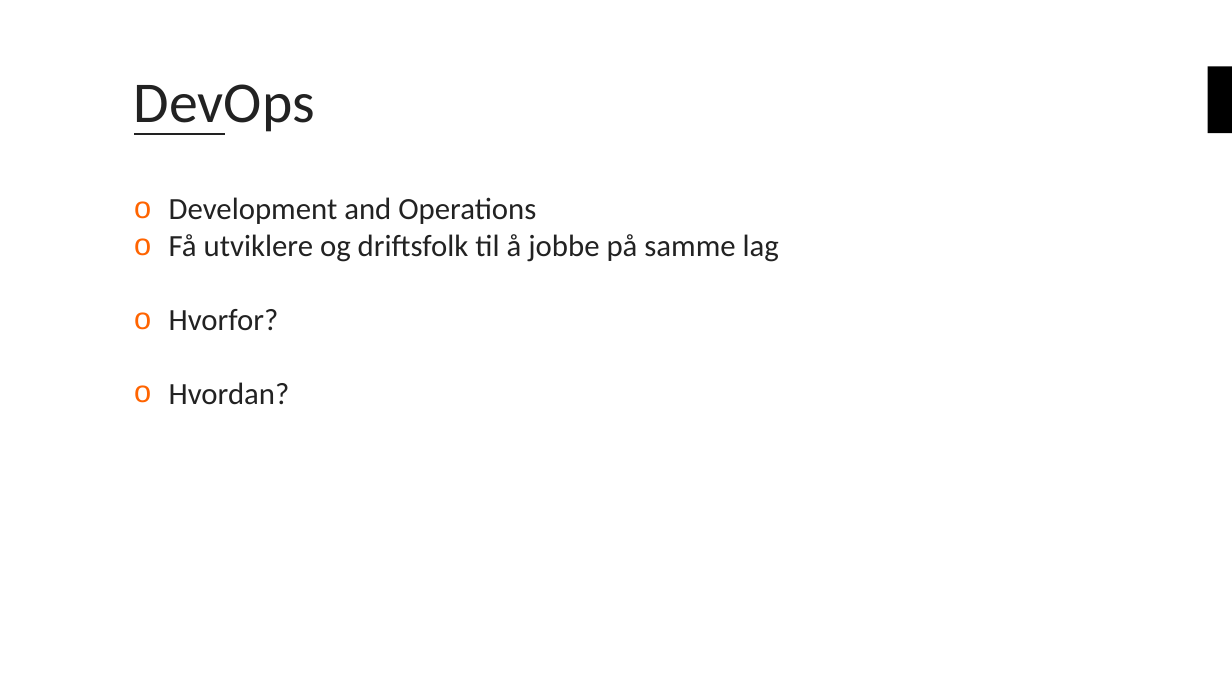
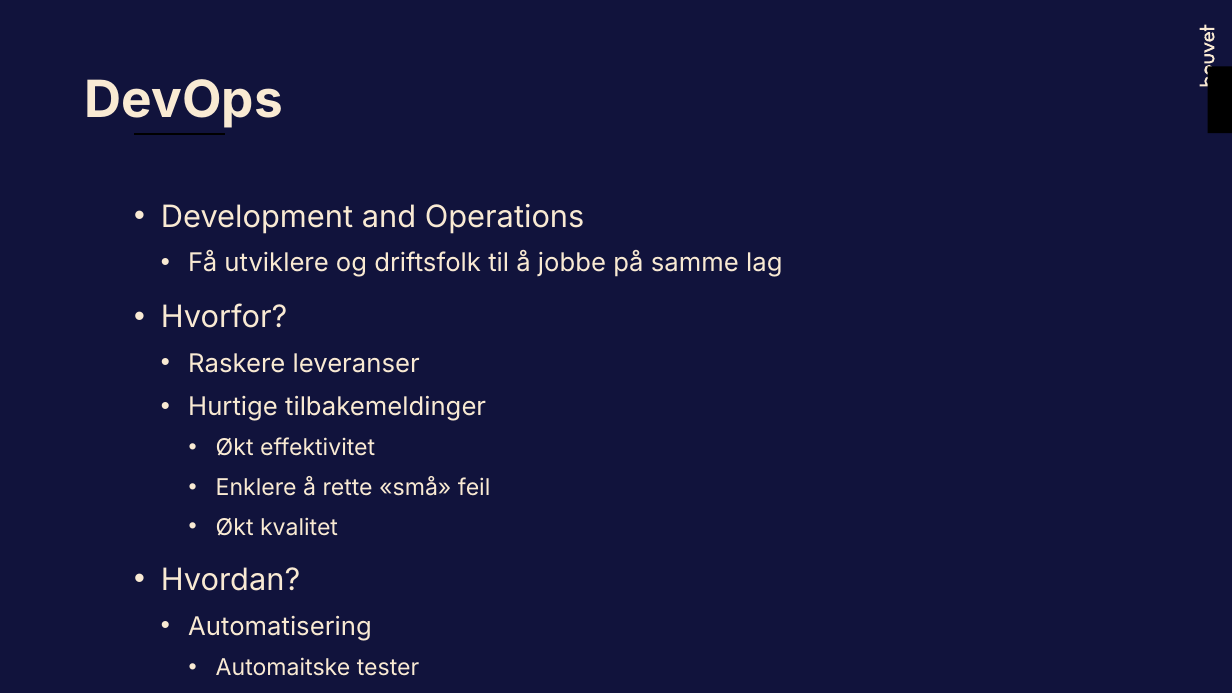
Before and after one commit to bouvet/azure-workshops, a slide deck: slide 5 of Workshop_2/Presentasjon/Azureskolen-Workshop#2.pptx (slide 6 before the commit). Drawn at 1232x693 pixels with LibreOffice and Linux fonts; fonts in the diff are those of the drawing; background and template pictures are left out. Boxes give left, top, right and bottom in pixels: in the first picture for what was removed or moved away, otherwise in the second. Text is boxed around its words. In the diff, an @@ line names an element or a change of style, - is before the commit and + after.

```diff
--- a/Workshop_2/Presentasjon/Azureskolen-Workshop#2.pptx
+++ b/Workshop_2/Presentasjon/Azureskolen-Workshop#2.pptx
@@ background #FFFFFF to #11133C @@
@@ freeform shape added at (1200,25,1215,87), fill #F9EAD3 @@
@@ freeform shape added at (1205,31,1215,42), fill #F9EAD3 @@
@@ freeform shape added at (1207,36,1207,37), fill #11133C at 55% opacity @@
@@ title "DevOps": place and size @@
-title "DevOps" at (134,84,315,135)
+title "DevOps" at (85,79,283,128)
@@ title "DevOps" at (85,79,283,128): size 45 to 40 pt, font Calibri to Inter, text colour #222222 to #F9EAD3, bold on; vertical alignment middle to top @@
@@ line (134, 134) - (226, 134): stroke #222222 2 pt to #000000 2 pt @@
@@ text at (161,204,782,591): font Calibri to Inter, text colour #222222 to #F9EAD3 in "Development and Operations", "Få utviklere og driftsfolk til å jobbe ...", "Hvorfor?", "Hvordan?"; size 24 to 20 pt in "Få utviklere og driftsfolk til å jobbe ..."; bullet o to •; line spacing 1 to 1.2; more space between paragraphs; list level 1 to 2 in "Få utviklere og driftsfolk til ..." @@
@@ text at (188,353,491,536): paragraphs added @@
+  • Raskere leveranser
+  • Hurtige tilbakemeldinger
+    • Økt effektivitet
+    • Enklere å rette «små» feil
+    • Økt kvalitet
@@ text at (188,615,372,640): paragraphs added @@
+  • Automatisering
+    • Automaitske tester
```
Also in this commit, not shown: 22 other slides changed, 3 slides added, 2 slides removed.
